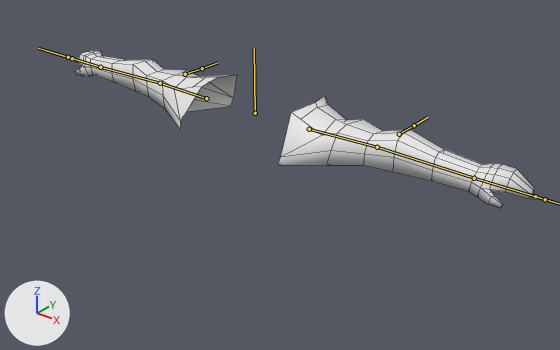
A saved change to the FBX model Assets/Axtras/Models/Player/Arms/Player Arms Punch.fbx.
The view is the same before and after, from a 50 mm camera at (13.07, -15.1, 21.82) aimed at (1.51, -0.66, 12.86). The lights are fixed; the arrows at lower left show +X, +Y and +Z. The bones that bend it are drawn over the model as lines. Mesh edges are drawn as thin lines.

Names of what the first picture shows: 'Player Human Male'.
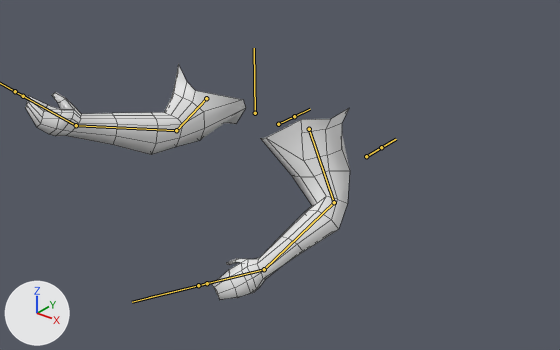
The newer file adds an action. The first version stands in its rest pose; the second is drawn at frame 7 of the action 'Player Arms FPS|Holding Item'.

The change in detail:
Bone 'Arm.L' (bone_arm_l) turns from (0, 0, 0) to (10, 21, -56) degrees about its own x, y and z.
Bone 'Forearm.L' (bone_forearm_l) turns from (0, 0, 0) to (63, 0, 0) degrees about its own x, y and z.
Bone 'Hand.L' (bone_hand_l) turns from (0, 0, 0) to (27, 6, -23) degrees about its own x, y and z.
Bone 'Arm.R' (bone_arm_r) turns from (0, 0, 0) to (66, -3, 159) degrees about its own x, y and z.
Bone 'Forearm.R' (bone_forearm_r) turns from (0, 0, 0) to (46, 0, 0) degrees about its own x, y and z.
Bone 'Hand.R' (bone_hand_r) turns from (0, 0, 0) to (26, -4, 16) degrees about its own x, y and z.

What differs and where, as boxes [x1, y1, x2, y2] in the pictures (560 x 350 px):
'Player Human Male', posed (29% narrower, 49% taller)
    before: [75, 50, 535, 208]
    after: [25, 64, 350, 300]
bone 'Arm.L', root to tip
    before: (309, 129) to (377, 147)
    after: (309, 129) to (334, 202)
bone 'Forearm.L', root to tip
    before: (377, 147) to (474, 178)
    after: (334, 202) to (264, 269)
bone 'Hand.L', root to tip
    before: (474, 178) to (535, 196)
    after: (264, 269) to (207, 283)
bone 'Arm.R', root to tip
    before: (206, 98) to (160, 83)
    after: (206, 98) to (176, 130)
bone 'Forearm.R', root to tip
    before: (160, 83) to (100, 67)
    after: (176, 130) to (76, 125)
bone 'Hand.R', root to tip
    before: (100, 67) to (72, 58)
    after: (76, 125) to (23, 96)
